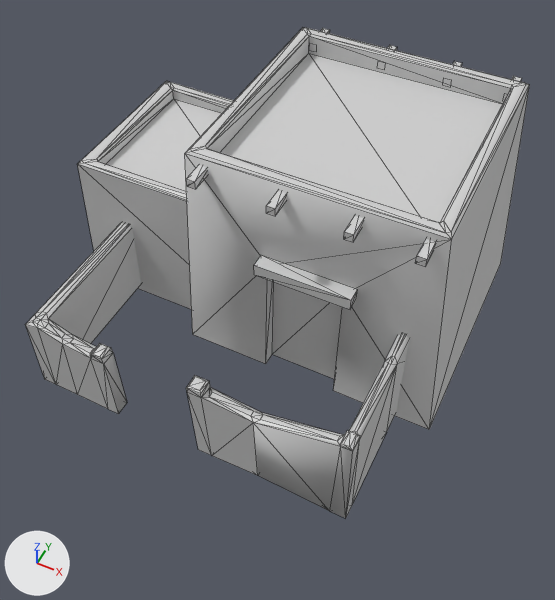
The COLLADA model art/meshes/structural/umay_house_B.dae, before and after one commit.
Camera for both pictures: a camera (50 mm lens) standing at (7.42, -15.68, 19.57) and looking at (-0.07, -0.71, 0.85). Every picture has the same lights, and +X, +Y and +Z are marked at lower left. Mesh edges are drawn as thin lines.

Objects in the first picture: 'House_B'.
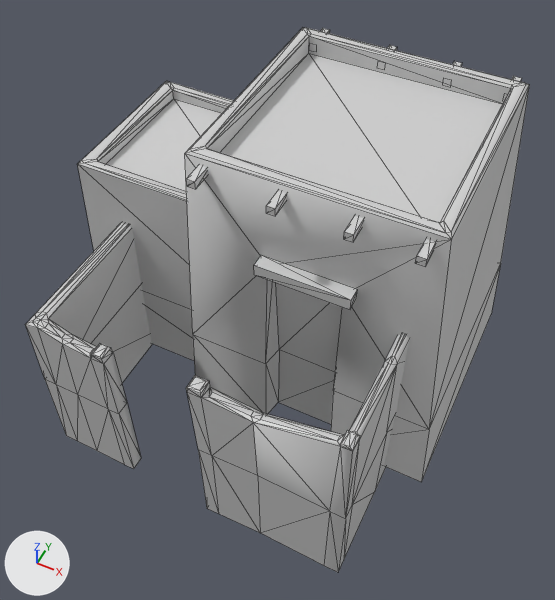
Location of each change, [x1, y1, x2, y2] in pixels of the pictures (555 x 600 px):
```json
{"object": "House_B", "change": "reshaped", "before": [25, 28, 529, 518], "after": [25, 28, 529, 572], "on screen": "11% taller"}
{"part": 1, "of": "me_cube_013", "change": "built on", "before": [266, 281, 342, 379], "after": [45, 264, 501, 572]}
```

Edits to the scene script, one JSON object a line:
```json
{"block": "me_cube_013", "where": "# used by ob_house_b; location = (0.0, -1.42, 0.0)"}
{"op": "remove", "block": "me_cube_013", "code": "me_cube_013.from_pydata(...)  # 259 vertices, 430 faces; spans x -6.95..5.88, y -4.76..7.37, z -0.51..6.99"}
{"op": "add", "block": "me_cube_013", "code": "me_cube_013.from_pydata(...)  # 307 vertices, 498 faces; spans x -7.19..6.09, y -4.76..7.37, z -3.98..6.99"}
{"block": "me_cube_013", "change": "me_cube_013 part 1"}
{"block": "me_cube_013", "change": "26 faces are deleted"}
{"block": "me_cube_013", "change": "2 vertices move from x 0.31..2.69, y -0.42, z -0.51 to x 0.49..2.86, y -0.28, z -0.31"}
{"block": "me_cube_013", "change": "25 vertices are added at x -7.19..6.09, y -4.76..7.2, z -3.45..1.89"}
{"block": "me_cube_013", "change": "9 new vertices lie (0.0, 0.0, -3.32) away from vertices in x -5.49..-2.72, y -4.76..1.03, z -0.2..-0.11"}
{"block": "me_cube_013", "change": "8 new vertices lie (0.0, 0.0, -3.7) away from vertices in x 4.29..4.78, y -4.76..1.53, z -0.28"}
{"block": "me_cube_013", "change": "6 new vertices lie (0.0, 0.0, -3.69) away from vertices in x 0.08..2.05, y -4.76..-4.31, z -0.18..-0.11"}
{"block": "me_cube_013", "change": "94 new faces join them"}
```
